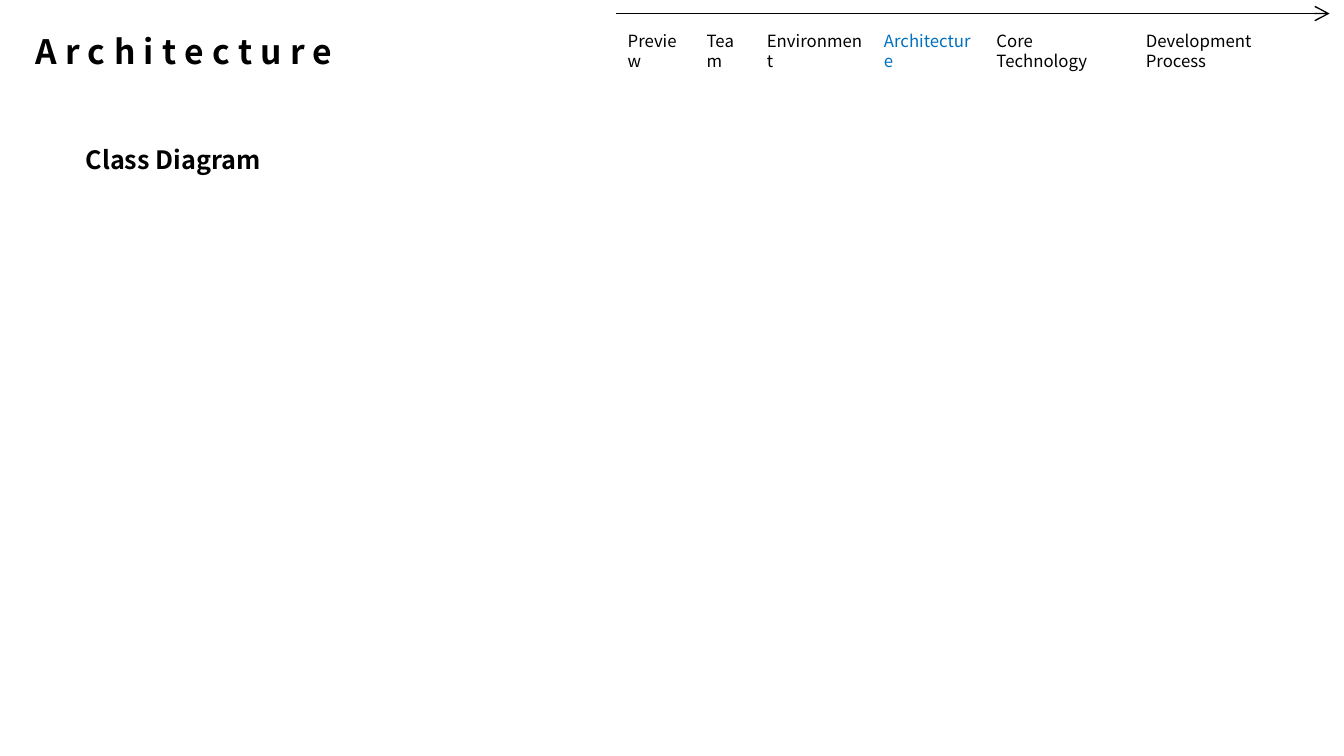
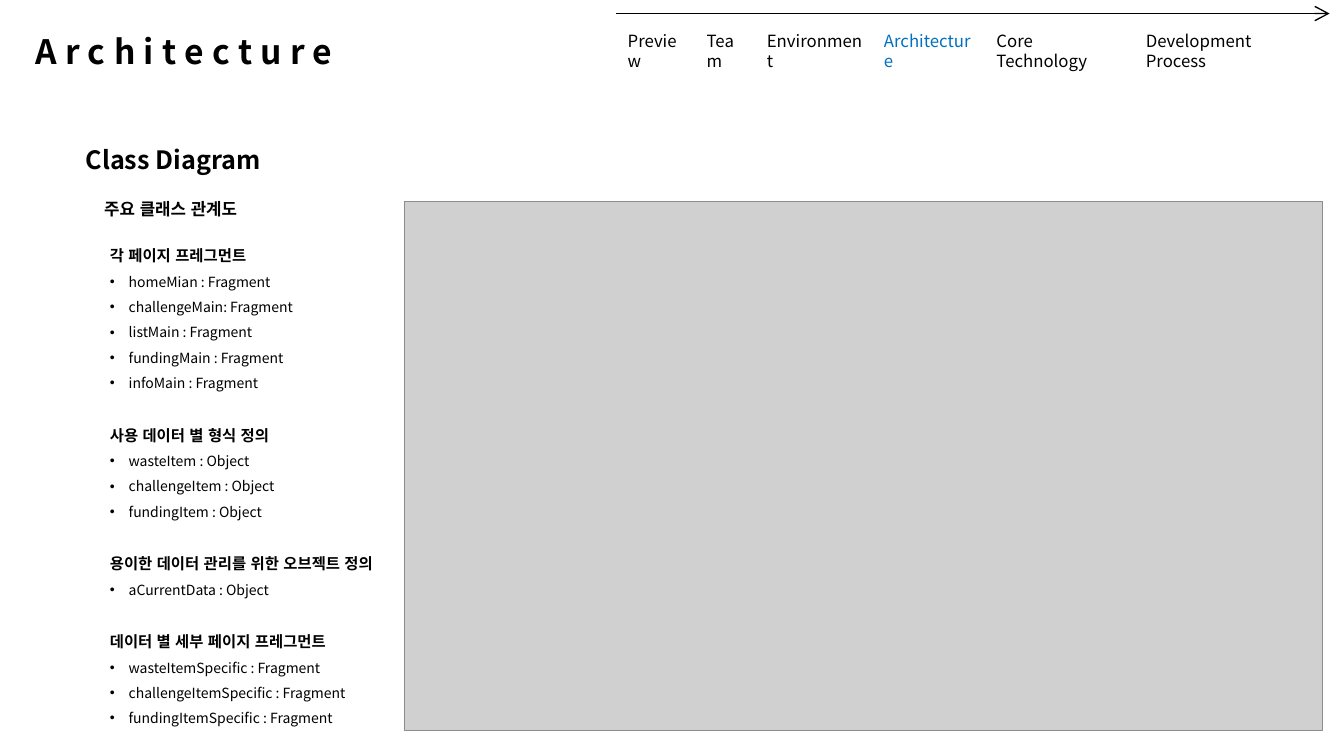
Before and after one commit to VanSubstance/doubleSlash_06, a slide deck: slide 5 of Datas/개발 발표안 1차.pptx. Drawn at 1344x756 pixels with LibreOffice and Linux fonts; fonts in the diff are those of the drawing; grey boxes stand for pictures. Boxes give left, top, right and bottom in pixels: in the first picture for what was removed or moved away, otherwise in the second. Text is boxed around its words. In the diff, an @@ line names an element or a change of style, - is before the commit and + after.

```diff
--- a/Datas/개발 발표안 1차.pptx
+++ b/Datas/개발 발표안 1차.pptx
@@ text added at [104,201,237,217], 12 pt, text #000000, bold @@
+주요 클래스 관계도
@@ picture added at [404,202,1323,731] @@
@@ text added at [110,248,293,392], 10 pt, text #000000 @@
+각 페이지 프레그먼트
+• homeMian : Fragment
+• challengeMain: Fragment
+• listMain : Fragment
+• fundingMain : Fragment
+• infoMain : Fragment
@@ text added at [110,425,275,521], 10 pt, text #000000 @@
+사용 데이터 별 형식 정의
+• wasteItem : Object
+• challengeItem : Object
+• fundingItem : Object
@@ text added at [110,556,372,599], 10 pt, text #000000 @@
+용이한 데이터 관리를 위한 오브젝트 정의
+• aCurrentData : Object
@@ text added at [110,632,346,727], 10 pt, text #000000 @@
+데이터 별 세부 페이지 프레그먼트
+• wasteItemSpecific : Fragment
+• challengeItemSpecific : Fragment
+• fundingItemSpecific : Fragment
```
Also in this commit, not shown: 2 other slides changed, 1 slide removed, 6 other files.
